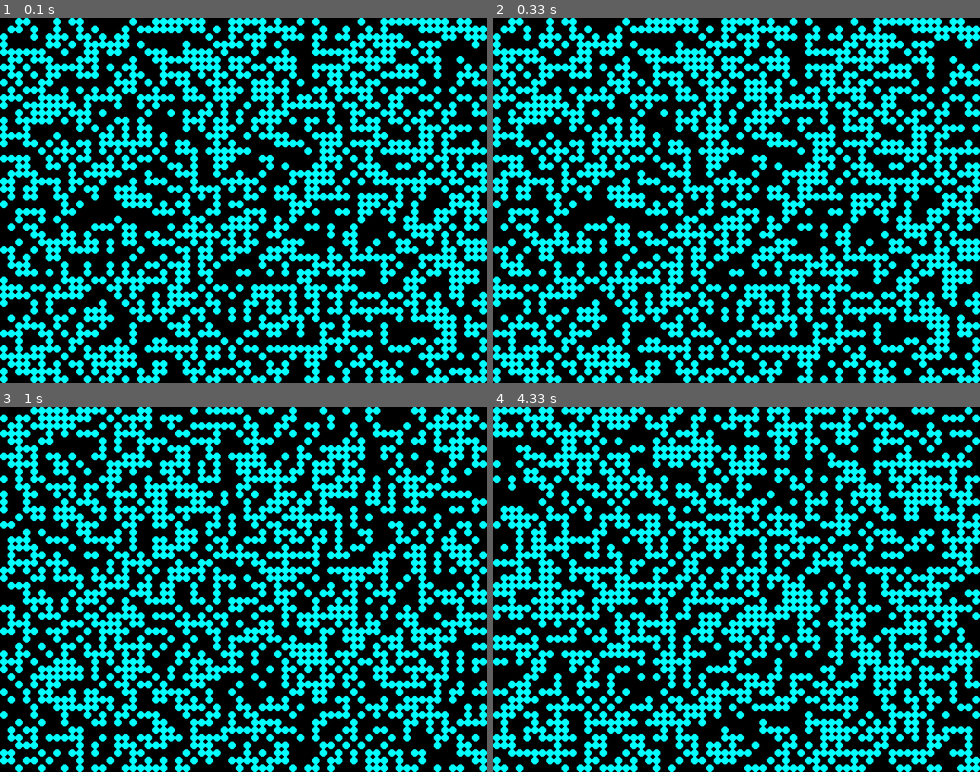
Above: before the commit, frames 1-4 (two rows, left to right).
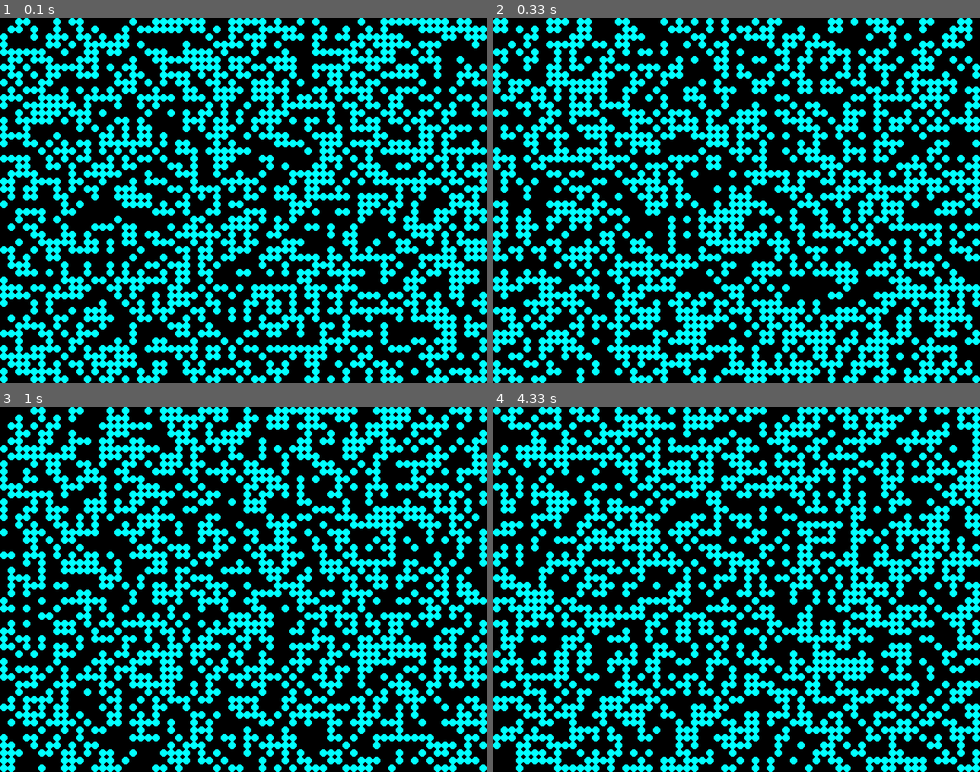
Above: after the commit, the same moments.

Repository: bloominstituteoftechnology/CS-Build-Week-1
Game: pygame game, started from pygameoflife/pygameoflife.py
The game is run twice, just before and just after one commit, with the same random seed, the same clock (stepped at 60 frames per second) and the same inputs.
Inputs:
- Up to frame 1 (0.1 s): no input
- Up to frame 2 (0.33 s): no input
- Up to frame 3 (1 s): no input
- Up to frame 4 (4.33 s): no input

Frame 1 is identical in both runs. In frame 2, 38% of the frame differs, in the area x 0-100%, y 0-100%; in frame 3, 38%; in frame 4, 40%.

Commit message:
FPS capped between gens (currently at 10)

Diff:
--- a/pygameoflife/pygameoflife.py
+++ b/pygameoflife/pygameoflife.py
@@ -2,7 +2,7 @@
 import sys
 import time
 import random
-
+import datetime as dt
 import pygame
 
 # colors
@@ -11,6 +11,7 @@
 cyan = 0, 255, 255
 
 # vars
+MAX_FPS = 10
 BOARD_SIZE = WIDTH, HEIGHT = 640, 480
 CELL_SIZE = 10
 DEAD_COLOR = black
@@ -21,10 +22,10 @@
         pygame.init()
         self.screen = pygame.display.set_mode(BOARD_SIZE)
         self.clear_screen()
+        pygame.display.flip()
         self.cell_size = 10
         self.cell_radius = self.cell_size / 2
-        pygame.display.flip()
-
+        self.last_gen_completed = 0
         self.init_grids()
 
     def init_grids(self):
@@ -35,11 +36,10 @@
         self.num_rows = int(HEIGHT / CELL_SIZE)
         print("Columns: %d\nRows: %d" %(self.num_cols, self.num_rows))
 
-        # self.grids = [[[0] * self.num_rows] * self.num_cols,
-        #               [[0] * self.num_rows] * self.num_cols]
         self.grids = []
         rows = []
-        row_num = 0
+
+        # create the grid
         for row_num in range(self.num_rows):
             list_of_columns = [0] * self.num_cols
             rows.append(list_of_columns)
@@ -124,8 +124,18 @@
         """
         self.set_grid(None)
 
+    def cap_frame_rate(self):
+        desired_time_between_gens_ms = (1.0 / MAX_FPS) * 1000.0
+        now = pygame.time.get_ticks()
+        time_since_last_gen_ms = now - self.last_gen_completed
+        time_to_sleep = desired_time_between_gens_ms - time_since_last_gen_ms
+        if time_to_sleep > 0:
+            pygame.time.delay(int(time_to_sleep))
+        self.last_gen_completed = now
+
     def run(self):
         """Main loop, runs game of life"""
+        # desired_time_between_gens_ms = (1.0 / MAX_FPS) * 1000000.0
         while True:
             # Handle events, update the generation, and draw the grid.
             self.user_events()
@@ -133,7 +143,8 @@
             # time_checking?
             self.generation_next()
             self.draw_grid()
-            time.sleep(0.5)
+            self.cap_frame_rate()
+
 
 if __name__ == "__main__":
     game = GameOfLife()
